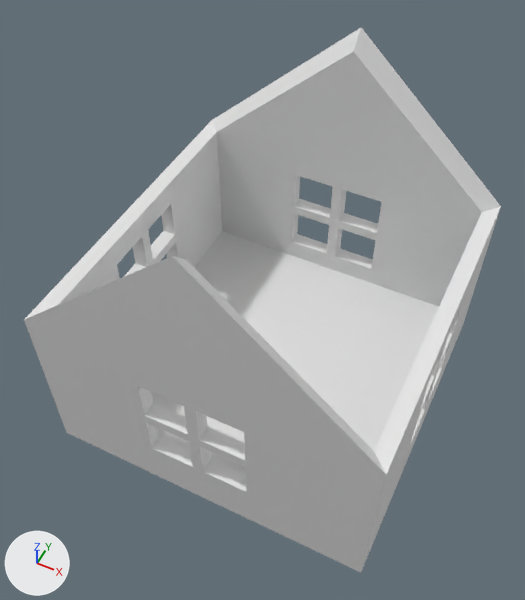
One commit to the FBX model Assets/Project/Models/house_export.fbx: the scene before it, then after it.
The view is the same before and after, from a 50 mm lens placed at (1.33, -2.91, 4.3), pointed at (-0.04, -0.17, 0.88). The lights are fixed; the arrows at lower left show +X, +Y and +Z.

Before the edit, the objects in view are built like this:
```python
me_mesh = bpy.data.meshes.new('Mesh')
me_mesh.from_pydata(...)  # 148 vertices, 356 faces; spans x -1.1..1.1, y -1.1..1.1, z -0.11..2.11
ob_house = bpy.data.objects.new('House', me_mesh)
ob_house.location = (0.0, 0.0, 0.0)
```
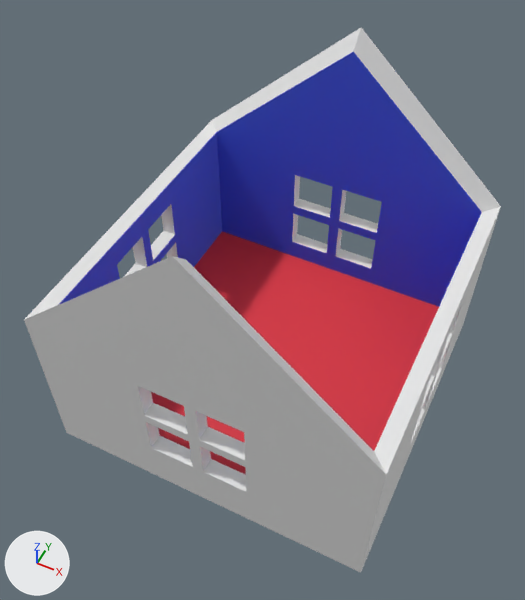
Patch to the scene script:
```diff
--- a/Assets/Project/Models/house_export.fbx.py
+++ b/Assets/Project/Models/house_export.fbx.py
@@ mat_floor @@
+mat_floor = principled_material('Floor')
+mat_floor.base_color = (0.8, 0.0343, 0.0509)  # red #e73440
+mat_floor.roughness = 0.69
@@ mat_outer_walls @@
+mat_outer_walls = principled_material('Outer Walls')
+mat_outer_walls.base_color = (0.8, 0.8, 0.8)  # white #e7e7e7
+mat_outer_walls.roughness = 0.69
@@ mat_inner_walls @@
+mat_inner_walls = principled_material('Inner Walls')
+mat_inner_walls.base_color = (0.0427, 0.0951, 0.8)  # blue #3a57e7
+mat_inner_walls.roughness = 0.69
@@ me_mesh @@
 me_mesh.from_pydata(...)  # 148 vertices, 356 faces; spans x -1.1..1.1, y -1.1..1.1, z -0.11..2.11
 # used by ob_house; location = (0.0, 0.0, 0.0)
+# me_mesh part 1: all 106 faces centred in x -1.0..1.0, y -1.0..1.0, z 0.15..1.4 switch from no material to mat_inner_walls (blue #3a57e7)
+# me_mesh part 2: all 4 faces centred in x -0.37..0.37, y -0.37..0.37, z -0.11..0.1 switch from no material to mat_floor (red #e73440)
+me_mesh.materials.append(mat_outer_walls)  # white #e7e7e7
```

Changed parts and their boxes (x1, y1, x2, y2) in the pictures (525 x 600 px):
part 1 of me_mesh, recoloured (white to blue): (60, 52, 482, 306) in both
part 2 of me_mesh, recoloured (white to red): (151, 231, 439, 475) in both
